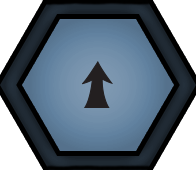
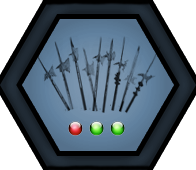
Layer changes from the first (196, 170) image to the second:
added group "health" with 3 layers above "halberds" over [68, 120, 128, 136]
added layer "Layer 14" in group "health" over [68, 120, 85, 136]
added layer "Layer 13" in group "health" over [89, 120, 107, 136]
added layer "Layer 13 copy" in group "health" over [110, 120, 128, 136]
added group "halberds" with 13 layers above "Vector Smart Object" over [37, 36, 161, 136]
added layer "Layer 2" (multiply) in group "halberds" over [123, 44, 161, 114]
added layer "Layer 3" (multiply) in group "halberds" over [107, 36, 130, 112]
added layer "Layer 4" (multiply) in group "halberds" over [114, 41, 145, 114]
added layer "Layer 5" (multiply) in group "halberds" over [97, 37, 120, 113]
added layer "Layer 6" (multiply) in group "halberds" over [37, 49, 76, 113]
added layer "Layer 7" (multiply) in group "halberds" over [85, 36, 114, 112]
added layer "Layer 8" (multiply) in group "halberds" over [79, 40, 102, 113]
added layer "Layer 9" (multiply) in group "halberds" over [65, 36, 92, 112]
added layer "Layer 10" (multiply) in group "halberds" over [43, 36, 79, 112]
hid "Vector Smart Object" over [82, 61, 113, 108]
